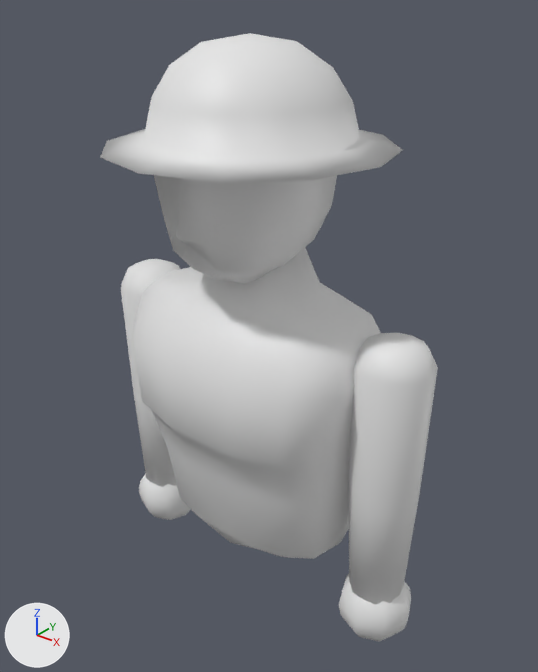
The Blender file Assets/Models/character.blend, before and after one commit.
Rendered twice from a 50 mm lens placed at (4.12, -5.02, 5.33), pointed at (0.09, 0.01, 2.21). Arrows for +X, +Y and +Z are at lower left; the lights stay in place.

Objects in the first picture: 'ArmL', 'ArmR', 'Character', 'Hat', 'Head'.
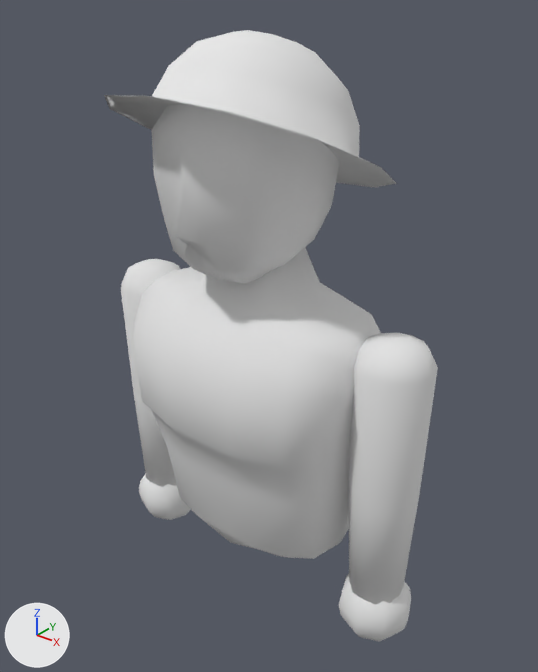
Edits to the scene script, one JSON object a line:
```json
{"op": "set", "path": "ob_hat.rotation_euler", "old": "(0.0, 0.0, 0.0)", "new": "(-0.432, 0.0, 0.0)", "note": "degrees (0, 0, 0) -> degrees (-25, 0, 0)"}
```

Boxes (x1, y1, x2, y2) around the edits, measured in the pictures (538 x 672 px):
```json
{"object": "Hat", "change": "turned", "before": [100, 33, 403, 183], "after": [104, 30, 397, 187]}
```
